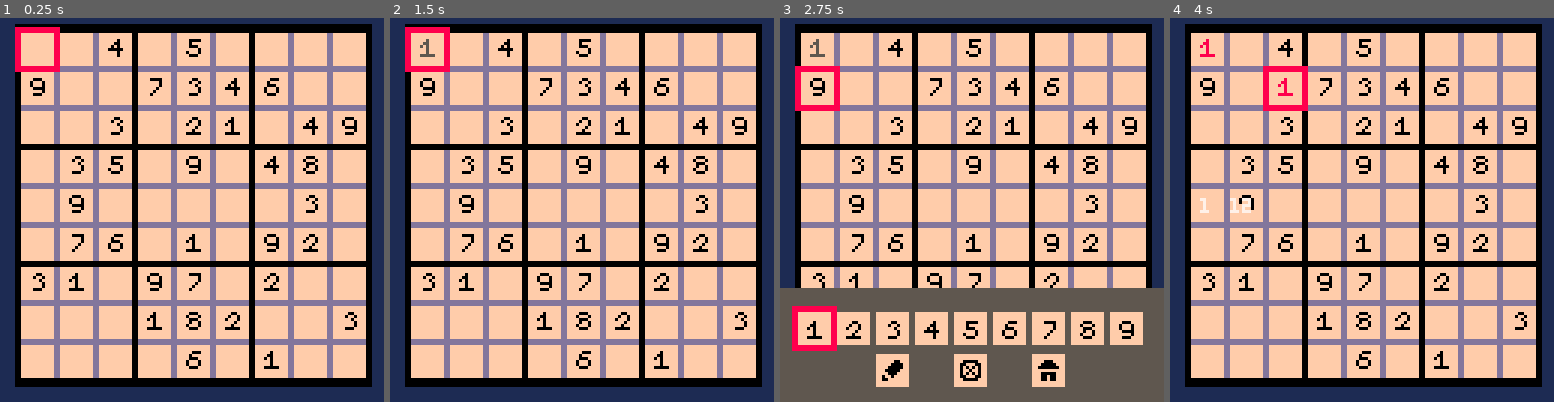
Above: before the commit, frames 1-4 (left to right).
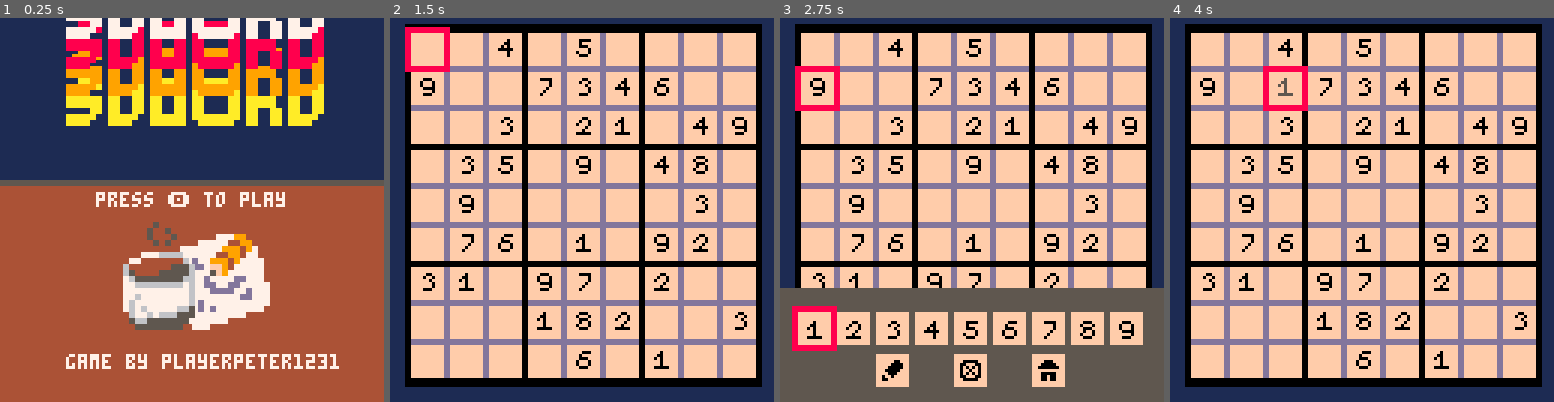
Above: after the commit, the same moments.

Repository: playerpeter1231/Pico-Sudoku
Game: PICO-8 cartridge sudoku.p8
Same seed, same stepped clock (60 frames per second), same inputs: the game is played once before the commit and once after it.
Inputs:
- Up to frame 1 (0.25 s): no input
- Up to frame 2 (1.5 s): tap O (Z key) at 0.33, 0.7, 1.43 s; tap X (X key) at 1.07 s
- Up to frame 3 (2.75 s): hold Left 1.97-2.37 s; tap X (X key) at 2.07, 2.4, 2.73 s; tap O (Z key) at 2.22 s; hold Down from 2.42 s (still down)
- Up to frame 4 (4 s): release Down at 2.82 s; hold Right 2.87-3.53 s; tap X (X key) at 3.07, 3.4, 3.73 s; tap O (Z key) at 3.1, 3.98 s; hold Up from 3.58 s (still down)

The runs differ from the first frame. In frame 1, 96% of the frame differs, in the area x 0-100%, y 0-100%; in frame 2, less than 0.1%; in frame 3, less than 0.1%; in frame 4, 0.3%.

Commit message:
0.6
Originally pushed 8/25/2021

Diff:
--- a/sudoku.p8
+++ b/sudoku.p8
@@ -2,9 +2,7 @@
 version 32
 __lua__
 --sudoku
---by peter
-
-function wait(a) for i = 1,a do flip() end end
+--by playerpeter1231
 
 function copy_data(tab)
  local copy={}
@@ -15,7 +13,34 @@
 end
 
 function _init()
-levels={{0,0,4,0,5,0,0,0,0,
+ --puzzles from puzzleparade, wpf, and various uncredited puzzles from google images
+ --title font is gravity pixel font by john watson
+ --game data
+ g = {
+  state = 0,
+  ghost = 0,
+  level = 1,
+ }
+ --menu data
+ m = {
+  state = 0,
+  clk = 0,
+  sec = 0,
+  index = 1
+ }
+ --player data
+ p = {
+  col = 8,
+  x = 1,
+  y = 1,
+  index = 1,
+  num = 1,
+  mindex = 1,
+  menu = false,
+  erase = false
+ }
+
+levels={{0,0,4,0,5,0,0,0,0, --level 1
 									9,0,0,7,3,4,6,0,0,
 								 0,0,3,0,2,1,0,4,9,
 								 0,3,5,0,9,0,4,8,0,
@@ -24,7 +49,88 @@
 								 3,1,0,9,7,0,2,0,0,
 								 0,0,0,1,8,2,0,0,3,
 								 0,0,0,0,6,0,1,0,0},
-							 {0,0,0,0,0,0,0,0,0,
+        {1,0,0,0,6,0,0,0,9, --level 2
+         0,0,2,4,0,0,0,7,0,
+         0,3,0,0,0,5,8,0,0,
+         4,0,0,0,0,9,0,0,2,
+         0,0,6,7,0,0,1,0,0,
+         0,5,0,0,8,0,0,3,0,
+         0,0,9,0,3,0,0,6,0,
+         7,0,0,0,0,1,5,0,0,
+         0,8,0,2,0,0,0,0,4},
+        {5,0,0,9,0,7,0,0,4, --level 3
+         0,1,0,0,6,0,0,3,0,
+         0,0,7,0,0,0,2,0,0,
+         3,0,0,8,0,1,0,0,6,
+         0,6,0,0,9,0,0,2,0,
+         9,0,0,2,0,6,0,0,1,
+         0,0,6,0,0,0,8,0,0,
+         0,5,0,0,8,0,0,9,0,
+         1,0,0,3,0,5,0,0,7},
+        {0,0,0,5,7,0,2,9,0, --level 4
+         6,0,0,2,0,0,8,0,0,
+         5,9,0,0,0,0,0,0,0,
+         0,0,0,0,0,0,0,2,5,
+         7,0,0,0,0,0,0,0,6,
+         3,8,0,0,0,0,0,0,0,
+         0,0,0,0,0,0,0,7,4,
+         0,0,6,0,0,4,0,0,8,
+         0,1,2,0,8,5,0,0,0},
+        {0,0,0,0,0,5,0,0,2, --level 5
+         0,1,2,0,0,0,3,4,0,
+         6,0,0,3,0,0,0,0,0,
+         3,0,0,4,0,0,0,0,0,
+         0,2,5,0,0,0,7,1,0,
+         0,0,0,0,0,6,0,0,5,
+         0,0,0,0,0,3,0,0,8,
+         0,4,8,0,0,0,5,7,0,
+         2,0,0,9,0,0,0,0,0},
+        {0,4,0,0,0,1,9,2,0, --level 6
+         2,0,0,0,0,0,0,0,6,
+         0,0,1,8,5,0,0,0,3,
+         0,2,0,0,0,7,0,0,8,
+         7,0,0,0,0,0,6,0,0,
+         8,0,0,9,0,0,2,0,0,
+         4,0,0,0,0,0,1,0,0,
+         0,5,0,0,0,8,0,0,9,
+         0,0,2,3,1,0,0,6,0},
+        {0,7,0,0,0,0,0,6,0, --level 7
+         8,0,0,0,6,0,0,0,3,
+         0,0,0,1,0,4,0,0,0,
+         0,0,3,0,7,0,2,0,0,
+         0,1,0,2,0,3,0,4,0,
+         0,0,9,0,8,0,1,0,0,
+         0,0,0,3,0,5,0,0,0,
+         7,0,0,0,9,0,0,0,4,
+         0,2,0,0,0,0,0,8,0},
+        {7,0,0,0,2,0,0,3,0, --level 8
+         0,0,0,9,0,0,0,0,0,
+         0,0,5,0,0,8,6,2,0,
+         0,3,0,0,6,0,4,0,0,
+         2,0,0,7,0,9,0,0,5,
+         0,0,1,0,4,0,0,6,0,
+         0,2,6,5,0,0,1,0,0,
+         0,0,0,0,0,2,0,0,0,
+         0,7,0,0,8,0,0,0,4},
+        {2,3,0,0,9,0,0,0,0, --level 9
+         1,0,0,0,0,8,0,0,9,
+         0,0,5,6,0,0,7,0,0,
+         0,0,4,0,0,0,0,6,0,
+         9,0,0,0,5,0,0,0,1,
+         0,7,0,0,0,0,2,0,0,
+         0,0,8,0,0,5,4,0,0,
+         3,0,0,2,0,0,0,0,8,
+         0,0,0,0,3,0,0,9,6},
+        {2,0,0,8,0,6,0,0,4, --level 10
+         0,6,0,0,3,0,0,7,0,
+         0,0,8,0,0,0,2,0,0,
+         4,0,0,3,0,9,0,0,7,
+         0,2,0,0,1,0,0,9,0,
+         8,0,0,6,0,4,0,0,5,
+         0,0,3,0,0,0,7,0,0,
+         0,8,0,0,6,0,0,5,0,
+         5,0,0,2,0,3,0,0,9},
+							 {0,0,0,0,0,0,0,0,0, --debug
 								 0,0,0,0,0,0,0,0,0,
 								 0,0,0,0,0,0,0,0,0,
 								 0,0,0,0,0,0,0,0,0,
@@ -34,8 +140,6 @@
 									0,0,0,0,0,0,0,0,0,
 									0,0,0,0,0,0,0,0,0}}
 
-	currlev = 1
-
 	--starting points for grid
 	gridx = 7
 	gridy = 5
@@ -52,33 +156,55 @@
  --size of cell and inmargin on individual basis
  cmarg = csize + inmarg
 
- --load level info into current dat var
- dat = copy_data(levels[currlev])
-
- --player data
- p = {
- 	col = 8,
- 	x = 1,
- 	y = 1,
-  index = 1,
- 	num = 1,
- 	mindex = 1,
- 	menu = false,
- 	erase = false
- }
-
- err={}
-
  palt(0,false)
  palt(14,true)
 end
 
+function game_init()
+ --load level info into current dat var
+ dat = copy_data(levels[g.level])
+
+ err={}
+
+ g.state = 1
+ p.menu = false
+ p.x = 1
+ p.y = 1
+end
+
 function _update()
- player_update()
-end
-
-function player_update()
-
+ if(g.state == 0) then
+  menu_update()
+ elseif(g.state == 1) then
+  game_update()
+ end
+end
+
+function menu_update()
+ if(m.state == 0) then
+  if(btnp(4)) m.state = 1
+ elseif(m.state == 1) then
+  if(btnp(0) and m.index>1) m.index-=1
+  if(btnp(1) and m.index<16) m.index+=1
+  if(btnp(2) and m.index>3) m.index-=3
+  if(btnp(3)) then
+   if (m.index<14) then m.index+=3
+   elseif (m.index>13) then m.index=16 end
+  end
+
+  if(btnp(4)) then
+   g.level = m.index
+   game_init()
+  end
+
+  if(btnp(5)) then
+   m.clk = 0
+   m.state = 0
+  end
+ end
+end
+
+function game_update()
  if(not p.menu) then
  	--index location based on players x+y
  	p.index = p.x+(p.y-1)*9
@@ -90,7 +216,7 @@
   if(btnp(3) and p.y<9) p.y+=1
 
   --face buttons
-  if(btnp(4) and levels[currlev][p.index] == 0) then
+  if(btnp(4) and levels[g.level][p.index] == 0) then
    dat[p.index] = p.num
 
    --erase current element
@@ -118,9 +244,11 @@
   		p.num = p.mindex
     p.erase = false
   		p.menu = false
-  	elseif (p.mindex==11)then
+  	elseif(p.mindex==11)then
   		p.erase = not p.erase
     if(p.erase) p.menu = false
+   elseif(p.mindex==12)then
+    g.state=0
   	end
   end
 
@@ -176,13 +304,68 @@
 function _draw()
  cls(1)
 
+ if(g.state == 0) then
+  menu_draw()
+ elseif(g.state == 1) then
+  game_draw()
+ end
+end
+
+function menu_draw()
+ m.clk += 1
+ wig = 0
+ if(m.clk < 40) then wig = cos(m.clk/155)*10
+ else
+  if(m.clk%25 == 0) m.sec+=1
+  if(m.sec%2 == 1) wig = 0-(m.clk%25)/25
+ end
+
+ --splash screen
+ if(m.state == 0) then
+  for i=0,4 do
+   pal(7,10-i)
+   sspr(8,8,48,8,16,20-(i*wig),96,16)
+  end
+  pal(7,7)
+
+  rectfill(0,54,128,56,5)
+  rectfill(0,56,128,128,4)
+
+  sspr(56,8,17,18,56,68,34,36)
+  sspr(73,8,12,18,41,68,24,36)
+
+  print("press 🅾️ to play",32,58,7+(m.sec%2*3))
+  print("game by playerpeter1231",22,112,7)
+
+ --draw level select
+ elseif(m.state == 1) then
+
+  tempx = (m.index-1)%3*32+22
+  tempy = (flr((m.index-1)/3)+1)*20-14
+  rectfill(tempx,tempy,tempx+20,tempy+20,8)
+
+  pal(5,7)
+  for i=0,14 do
+   tempx = (i%3*32)+24
+   tempy = (flr(i/3)+1)*20-12
+   rectfill(tempx,tempy,tempx+16,tempy+16,0)
+   spr(i+1,tempx+4,tempy+4)
+  end
+  pal(5,5)
+
+  rectfill(40,112,88,120,0)
+  print("options",51,114,7)
+ end
+end
+
+function game_draw()
  --draw black border and internal lines
  rectfill(gridx-2,gridy-3,gridx+gsize+2,gridx+gsize+1,0)
 
  --draw backround lines
  for i=0,8 do
- 	tempx = i%3*cmarg*3+gridx
- 	tempy = flr(i/3)*cmarg*3+gridy
+  tempx = i%3*cmarg*3+gridx
+  tempy = flr(i/3)*cmarg*3+gridy
   rectfill(tempx,tempy,tempx+ssize,tempy+ssize,13)
  end
 
@@ -193,60 +376,56 @@
 
  --create all cells
  for i=0,80 do
- 	xmod = i%9
- 	ymod = flr(i/9)
- 	tempx = xmod*cmarg+gridx
- 	tempy = ymod*cmarg+gridy
-
- 	--draw individual cells as boxes
+  xmod = i%9
+  ymod = flr(i/9)
+  tempx = xmod*cmarg+gridx
+  tempy = ymod*cmarg+gridy
+
+  --draw individual cells as boxes
   rectfill(tempx,tempy,tempx+csize,tempy+csize,15)
 
   --draw num sprites from dat table
   pal(5,5)
- 	spr(dat[i+1],tempx+1,tempy+1)
+  spr(dat[i+1],tempx+1,tempy+1)
 
   pal(5,0)
-  spr(levels[currlev][i+1],tempx+1,tempy+1)
+  spr(levels[g.level][i+1],tempx+1,tempy+1)
  end
 
  --draw errors
  pal(5,8)
  for e in all(err) do
- 	xmod = (e-1)%9
- 	ymod = flr((e-1)/9)
- 	tempx = xmod*cmarg+gridx
- 	tempy = ymod*cmarg+gridy
- 	spr(dat[e],tempx+1,tempy+1)
+  xmod = (e-1)%9
+  ymod = flr((e-1)/9)
+  tempx = xmod*cmarg+gridx
+  tempy = ymod*cmarg+gridy
+  spr(dat[e],tempx+1,tempy+1)
 
  end
  pal(5,5)
-
- for i=1, #err do
-  print(err[i],i*10,60,7)
- end
 
  --display num menu
  --print(p.index,50,50,7)
  --print(p.num,58,50,7)
  if(p.menu == true) then
 
- 	--display on top or bottom
- 	tempy = 90
- 	if(p.index > 54) then
- 		tempy = 0
- 	end
-
- 	--border
+  --display on top or bottom
+  tempy = 90
+  if(p.index > 54) then
+   tempy = 0
+  end
+
+  --border
   rectfill(0,tempy,128,tempy+38,5)
 
   --player selection
   if(p.mindex < 10) then
-  	tempx = (p.mindex-1)*cmarg+4
+   tempx = (p.mindex-1)*cmarg+4
    rectfill(tempx,tempy+6,tempx+14,tempy+20,p.col)
   else
-  	tempx = (p.mindex-10)*cmarg*2+30
-			rectfill(tempx,tempy+20,tempx+14,tempy+34,p.col)
-			--print(tempx,20,116,7)
+   tempx = (p.mindex-10)*cmarg*2+30
+   rectfill(tempx,tempy+20,tempx+14,tempy+34,p.col)
+   --print(tempx,20,116,7)
   end
 
   --num options
@@ -261,150 +440,36 @@
   --menu options
   for i=0,2 do
    rectfill(i*cmarg*2+32,tempy+22,i*cmarg*2+42,tempy+32,15)
-   spr(i+10,i*cmarg*2+33,tempy+24)
+   spr(i+27,i*cmarg*2+33,tempy+24)
   end
   if(p.erase) rect(58,tempy+22,68,tempy+32,11)
  end
-
-
-
-end
-…(139 lines of a section not shown)…
+end
+…(28 lines of a section not shown)…
Not shown, changed: 137 lines of the sprite sheet (__gfx__) section of sudoku.p8
Not shown, changed: the thumbnail (__label__) section of sudoku.p8
